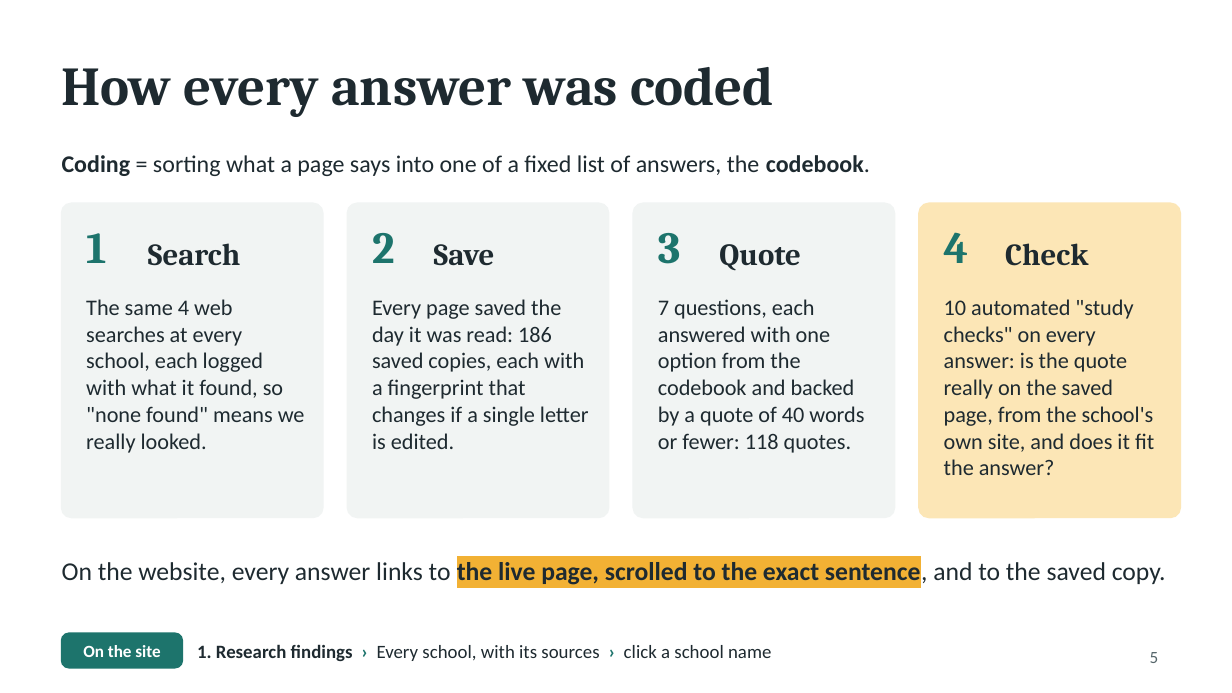
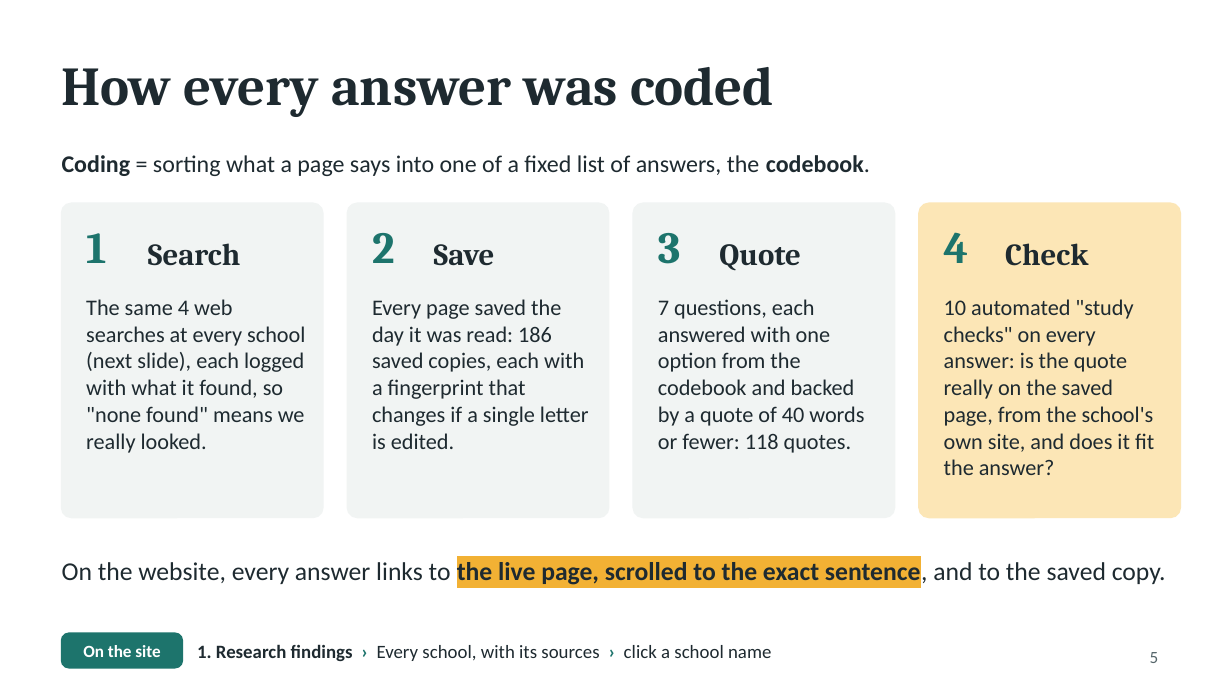
Before and after one commit to Marcus-Hollimon/Project-2-AI-Use-In-Schools, a slide deck: slide 5 of presentation/AI-in-CS-departments.pptx. Drawn at 1232x693 pixels with LibreOffice and Linux fonts; fonts in the diff are those of the drawing. Boxes give left, top, right and bottom in pixels: in the first picture for what was removed or moved away, otherwise in the second. Text is boxed around its words. In the diff, an @@ line names an element or a change of style, - is before the commit and + after.

```diff
--- a/presentation/AI-in-CS-departments.pptx
+++ b/presentation/AI-in-CS-departments.pptx
@@ text at [86, 299, 305, 453]: text changed @@
-The same 4 web searches at every school, each logged with what it found, so "none found" means we really looked.
+The same 4 web searches at every school (next slide), each logged with what it found, so "none found" means we really looked.
```
Also in this commit, not shown: 6 other slides changed, 1 slide added, 3 other files.
